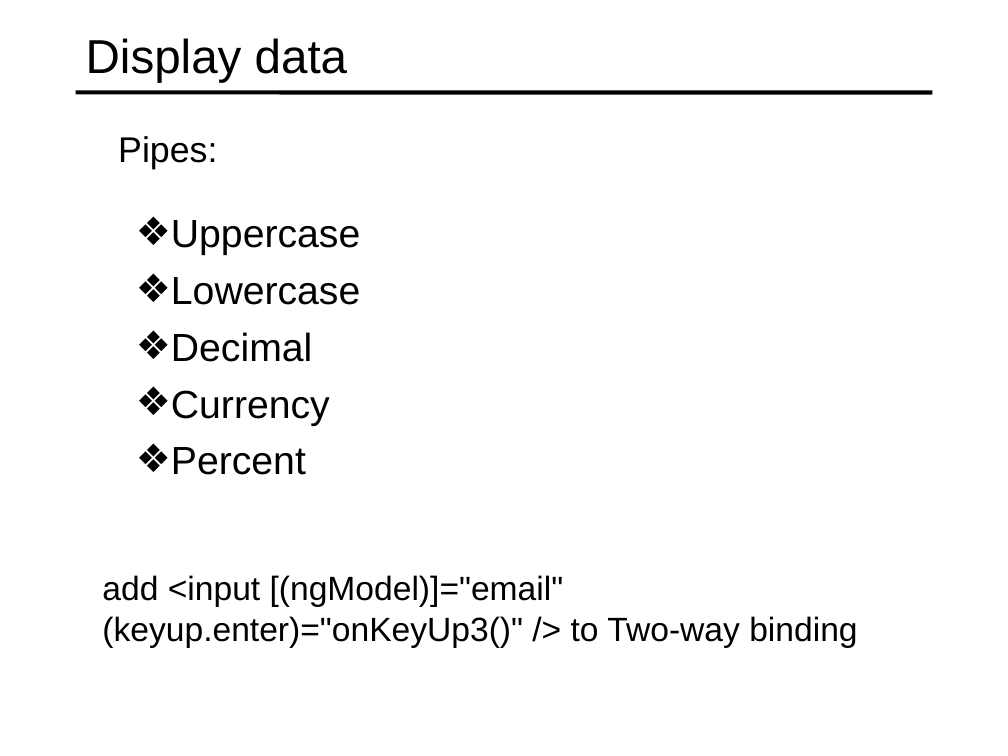
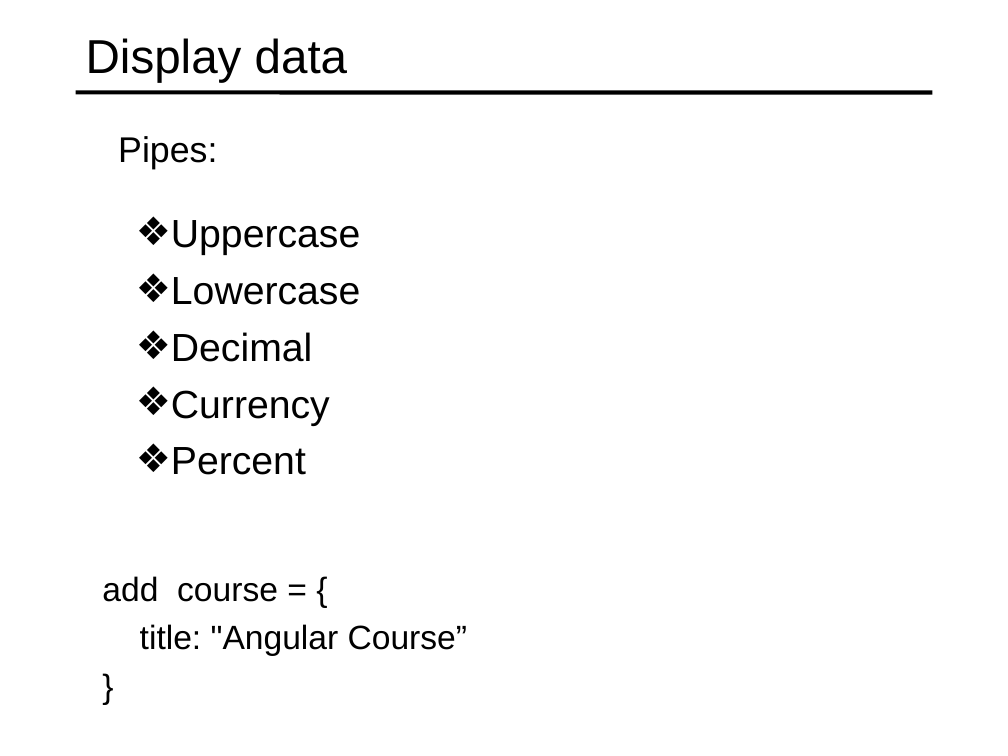
Before and after one commit to specter01wj/Jago_Link_Training, a slide deck: slide 14 of Angular/Angular7/Angular Advanced Course/Essentials/2.Displaying Data and Handling Events/L2_Displaying Data and Handling Events.ppt. Drawn at 1008x756 pixels with LibreOffice and Linux fonts; fonts in the diff are those of the drawing. Boxes give left, top, right and bottom in pixels: in the first picture for what was removed or moved away, otherwise in the second. Text is boxed around its words. In the diff, an @@ line names an element or a change of style, - is before the commit and + after.

```diff
--- a/Angular/Angular7/Angular Advanced Course/Essentials/2.Displaying Data and Handling Events/L2_Displaying Data and Handling Events.ppt
+++ b/Angular/Angular7/Angular Advanced Course/Essentials/2.Displaying Data and Handling Events/L2_Displaying Data and Handling Events.ppt
@@ text at box(102, 576, 468, 656): text changed @@
-  add <input [(ngModel)]="email" (keyup.enter)="onKeyUp3()" /> to Two-way binding
+  add course = {
+  title: "Angular Course”
+  }
```
Also in this commit, not shown: 1 other slide changed, 1 slide added, 1 other file.
